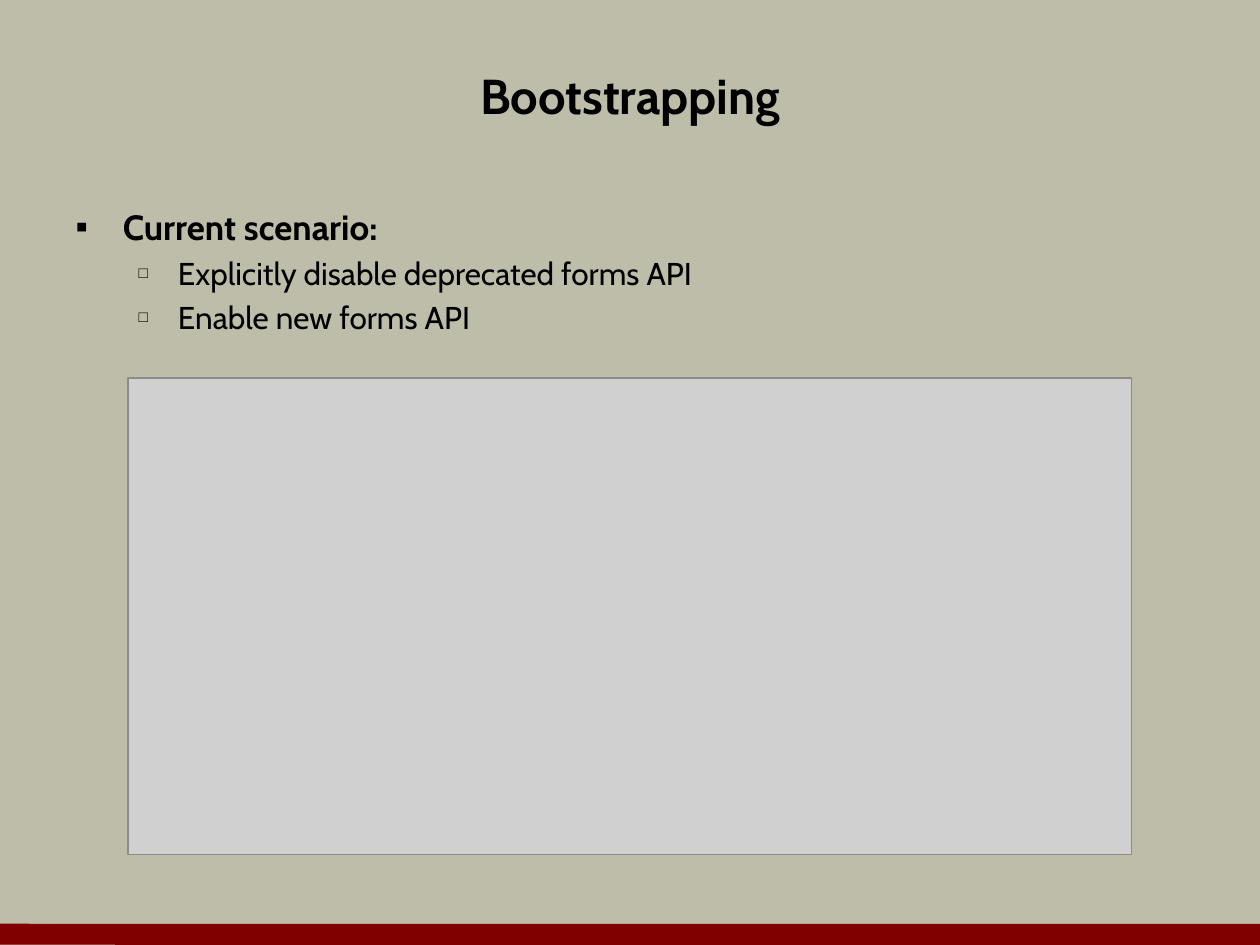
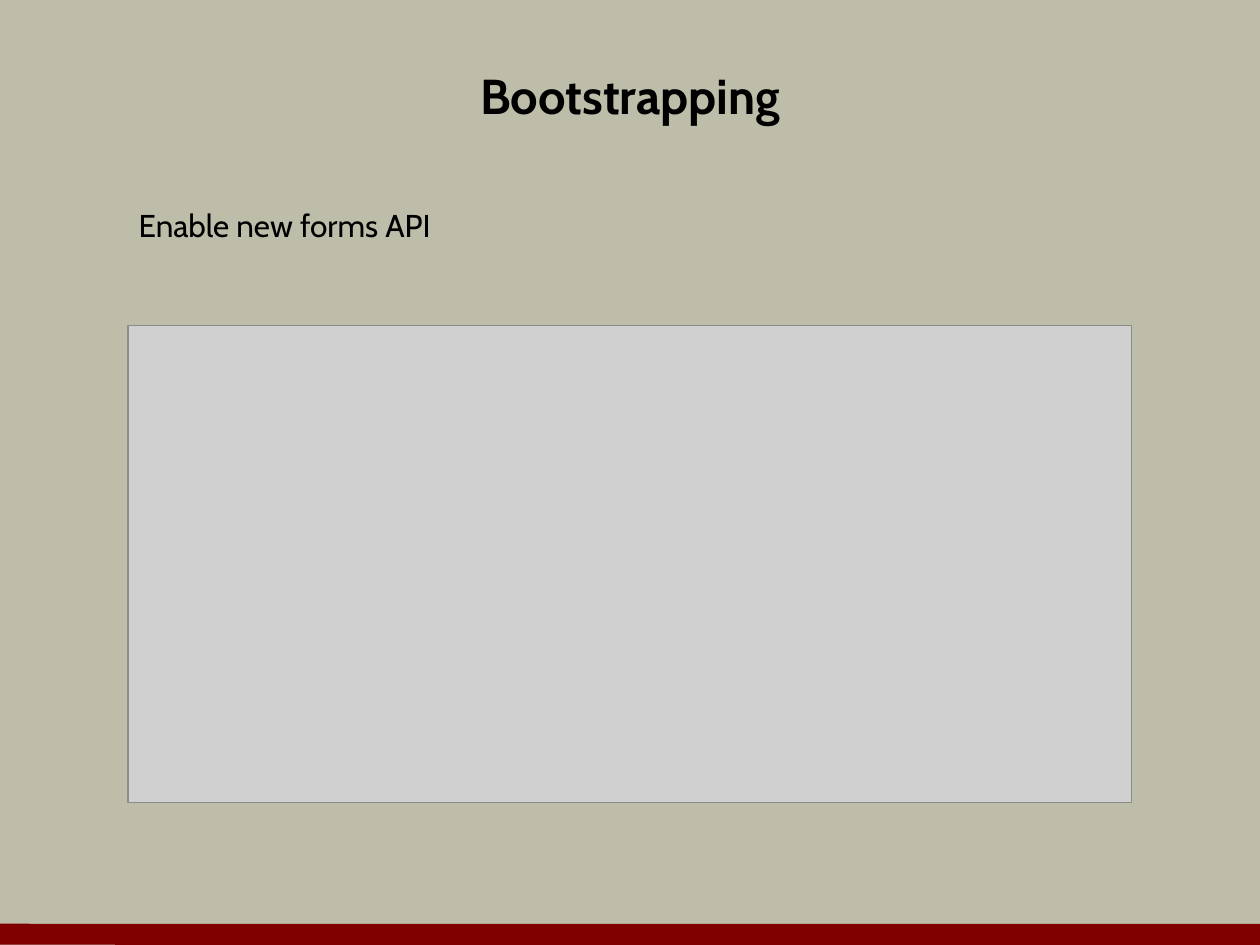
Before and after one commit to OdeToCode/classes, a slide deck: slide 3 of angular2/slides/06_forms.pptx. Drawn at 1260x945 pixels with LibreOffice and Linux fonts; fonts in the diff are those of the drawing; grey boxes stand for pictures; background and template pictures are left out. Boxes give left, top, right and bottom in pixels: in the first picture for what was removed or moved away, otherwise in the second. Text is boxed around its words. In the diff, an @@ line names an element or a change of style, - is before the commit and + after.

```diff
--- a/angular2/slides/06_forms.pptx
+++ b/angular2/slides/06_forms.pptx
@@ text "Enable new forms API" at (x1=139, y1=213, x2=430, y2=238): bullet □ to none @@
@@ text at (x1=123, y1=215, x2=692, y2=292): paragraphs removed @@
-▪ Current scenario:
-  □ Explicitly disable deprecated forms API
@@ picture moved from (x1=129, y1=378, x2=1133, y2=854) to (x1=129, y1=325, x2=1133, y2=801) @@
```
Also in this commit, not shown: 12 other files.
